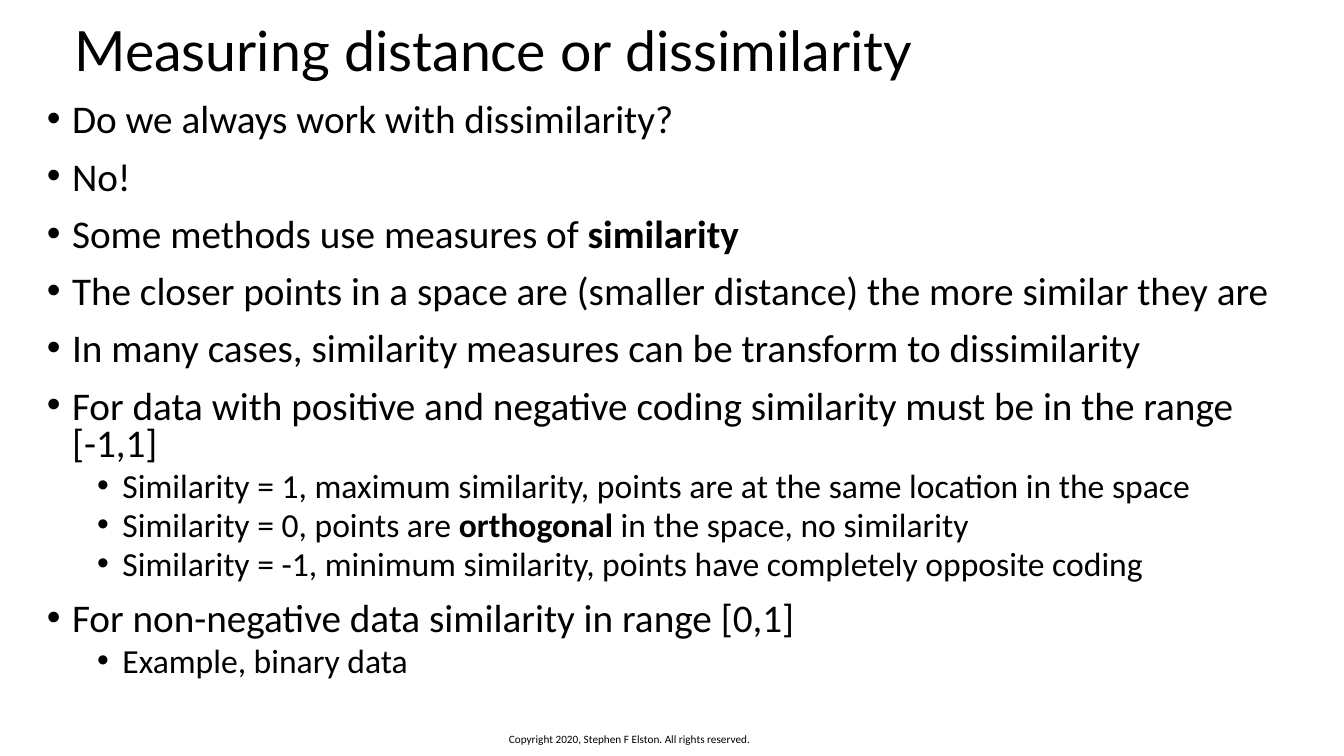
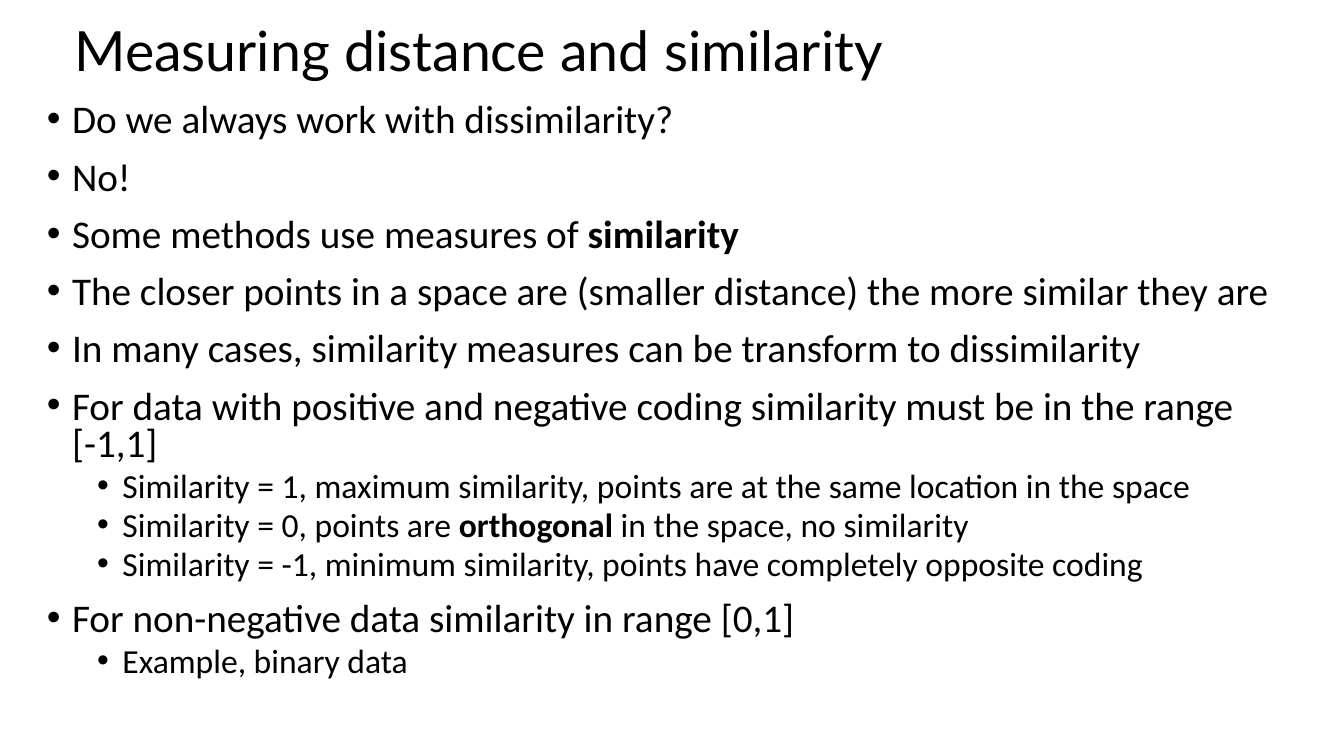
Before and after one commit to StephenElston/CSCI-E-83, a slide deck: slide 24 of Lesson12/IntroductionToClustering.pptx (slide 23 before the commit). Drawn at 1344x756 pixels with LibreOffice and Linux fonts; fonts in the diff are those of the drawing. Boxes give left, top, right and bottom in pixels: in the first picture for what was removed or moved away, otherwise in the second. Text is boxed around its words. In the diff, an @@ line names an element or a change of style, - is before the commit and + after.

```diff
--- a/Lesson12/IntroductionToClustering.pptx
+++ b/Lesson12/IntroductionToClustering.pptx
@@ title at (74,30,883,81): text changed @@
-Measuring distance or dissimilarity
+Measuring distance and similarity
@@ text removed at (509,735,750,745) @@
-Copyright 2020, Stephen F Elston. All rights reserved.
```
Also in this commit, not shown: 67 other slides changed, 6 slides added.
